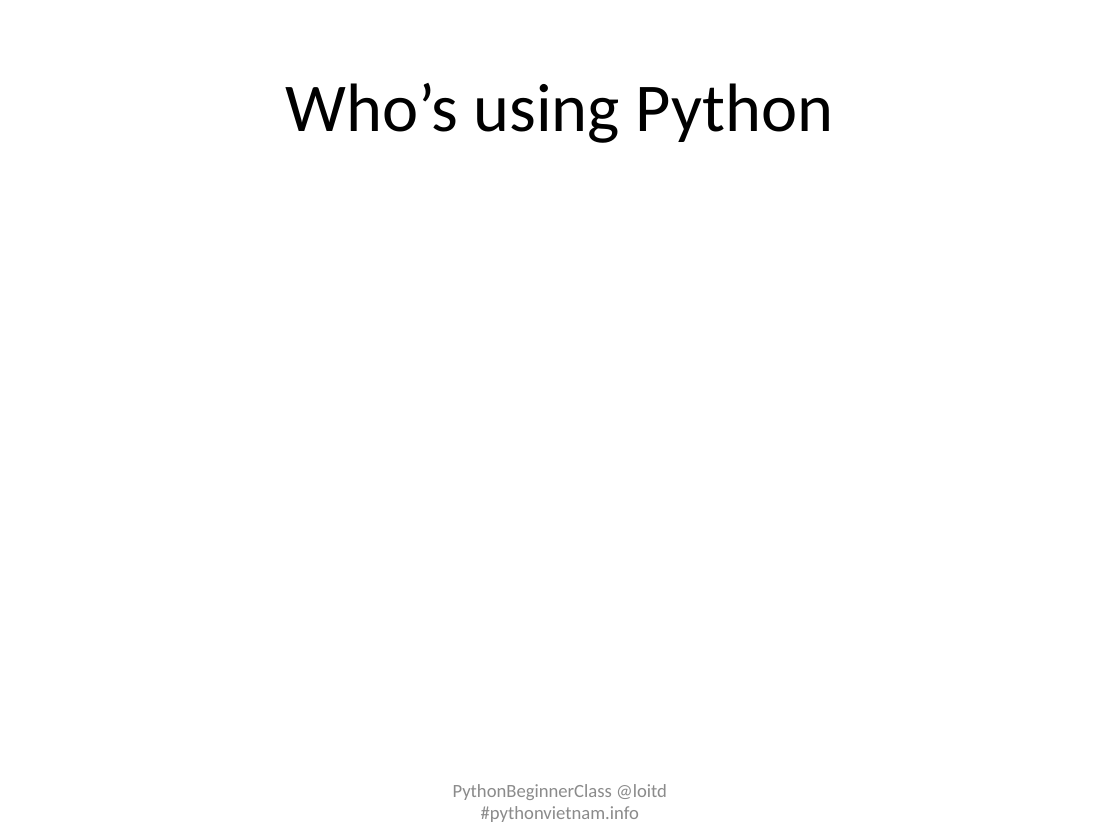
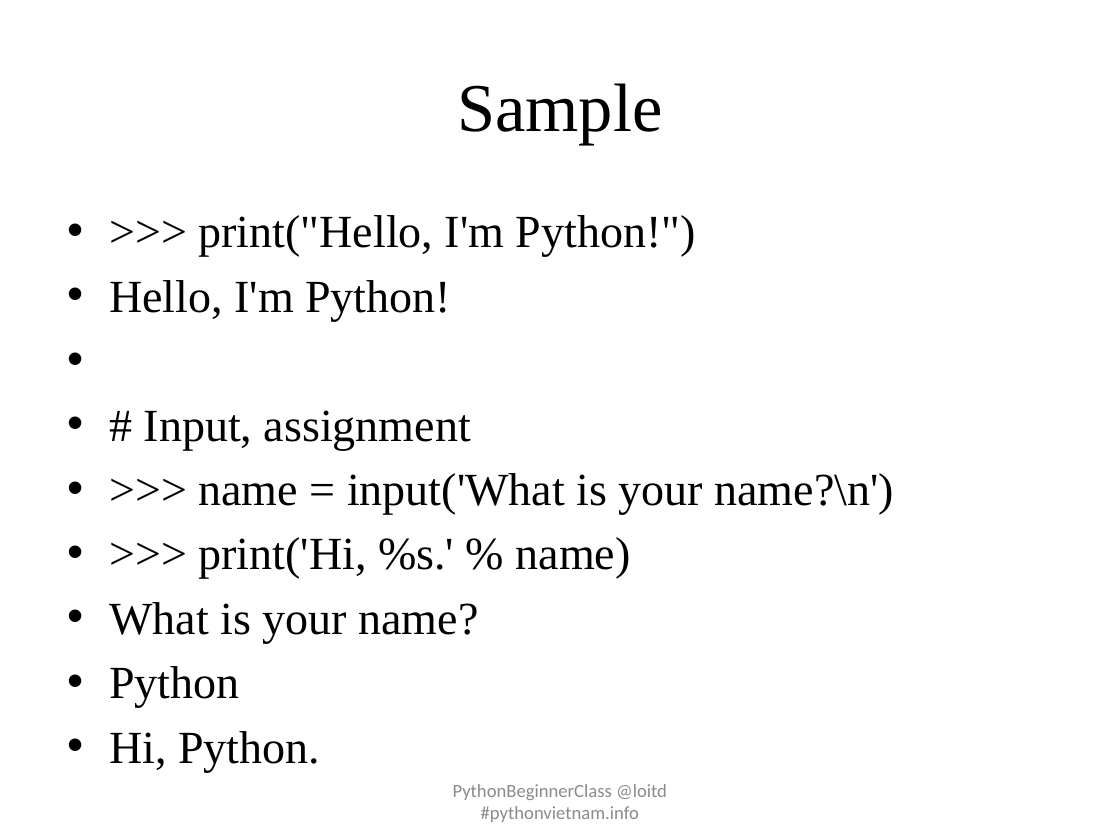
Before and after one commit to pythonvietnam/pbc032015, a slide deck: slide 9 of pbc-day-01-introduction.pptx (slide 12 before the commit). Drawn at 1120x840 pixels with LibreOffice and Linux fonts; fonts in the diff are those of the drawing. Boxes give left, top, right and bottom in pixels: in the first picture for what was removed or moved away, otherwise in the second. Text is boxed around its words. In the diff, an @@ line names an element or a change of style, - is before the commit and + after.

```diff
--- a/pbc-day-01-introduction.pptx
+++ b/pbc-day-01-introduction.pptx
@@ title at (457,83,662,144): text changed; font Calibri to Times New Roman @@
-Who’s using Python
+Sample
@@ text added at (109,215,893,772), 29.6 pt, text #000000 @@
+• >>> print("Hello, I'm Python!")
+• Hello, I'm Python!
+• # Input, assignment
+• >>> name = input('What is your name?\n')
+• >>> print('Hi, %s.' % name)
+• What is your name?
+• Python
+• Hi, Python.
```
Also in this commit, not shown: 12 other slides changed, 6 slides added, 2 slides removed, 1 other file.
